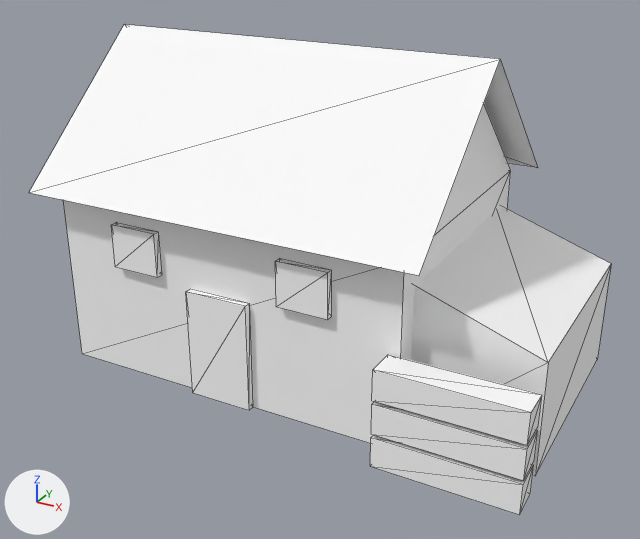
Before and after pictures for a commit that changed the glTF model dist/models/ukubi/workshop_B.glb.
Before and after are seen from a camera (50 mm lens) standing at (1.099, -2.029, 1.261) and looking at (0.034, -0.094, 0.293). The axes (+X, +Y, +Z) are drawn at lower left. The lights are the same throughout. The picture after the commit comes second. Mesh edges are drawn as thin lines. Where no turn or scale is listed for an object, it has been applied to the vertices. Vertices at exactly the same position are counted once.

Names of what the first picture shows: 'workshop_B'.
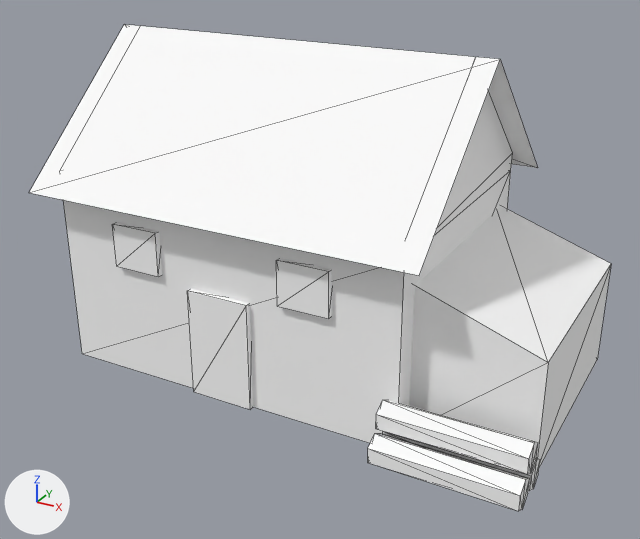
What differs and where, as boxes (x1, y1, x2, y2) in the pictures (640 x 539 px; the box of a moved part takes in the faces that stretch with it):
```json
{"object": "workshop_B", "change": "reshaped, moved", "before": [29, 24, 611, 515], "after": [29, 24, 611, 511]}
{"part": 1, "of": "me_workshop_b", "change": "moved or reshaped", "before": [29, 24, 537, 275], "after": [29, 24, 537, 275]}
{"part": 2, "of": "me_workshop_b", "change": "moved or reshaped", "before": [186, 289, 253, 410], "after": [187, 289, 253, 409]}
{"part": 3, "of": "me_workshop_b", "change": "moved or reshaped", "before": [111, 222, 162, 277], "after": [112, 222, 162, 277]}
{"part": 4, "of": "me_workshop_b", "change": "moved or reshaped", "before": [275, 258, 332, 320], "after": [276, 258, 332, 319]}
{"part": 5, "of": "me_workshop_b", "change": "moved or reshaped", "before": [411, 206, 611, 476], "after": [409, 206, 611, 468]}
{"part": 6, "of": "me_workshop_b", "change": "added", "after": [383, 431, 540, 491]}
{"part": 7, "of": "me_workshop_b", "change": "added", "after": [368, 433, 530, 511]}
{"part": 8, "of": "me_workshop_b", "change": "added", "after": [376, 400, 538, 474]}
{"part": 9, "of": "me_workshop_b", "change": "rebuilt", "before": [63, 104, 511, 443], "after": [63, 90, 513, 443]}
{"part": 10, "of": "me_workshop_b", "change": "deleted", "before": [372, 355, 542, 445]}
{"part": 11, "of": "me_workshop_b", "change": "deleted", "before": [370, 435, 534, 515]}
{"part": 12, "of": "me_workshop_b", "change": "deleted", "before": [371, 402, 538, 481]}
```

Scene script edits in JSON lines:
```json
{"block": "me_workshop_b", "where": "# used by ob_workshop_b; location = (0.035, -0.013, 0.44)"}
{"op": "remove", "block": "me_workshop_b", "code": "me_workshop_b.from_pydata(...)  # 72 vertices, 86 faces; spans x -0.695..0.695, y -0.447..0.447, z -0.44..0.44"}
{"op": "add", "block": "me_workshop_b", "code": "me_workshop_b.from_pydata(...)  # 88 vertices, 120 faces; spans x -0.695..0.695, y -0.455..0.455, z -0.44..0.44"}
{"block": "me_workshop_b", "change": "me_workshop_b part 1: the loose piece of 6 vertices spanning x -0.695..0.425, y -0.423..0.447, z 0.06..0.44 is moved by (0.0, 0.007, 0.0)"}
{"block": "me_workshop_b", "change": "me_workshop_b part 2: the loose piece of 8 vertices spanning x -0.225..-0.045, y -0.383..-0.363, z -0.44..-0.14 is scaled about its middle by (1, 1.5, 1), then moved by (0.0, 0.017, 0.0)"}
{"block": "me_workshop_b", "change": "me_workshop_b part 3: the loose piece of 8 vertices spanning x -0.455..-0.315, y -0.383..-0.363, z -0.12..0.0 is scaled about its middle by (1, 1.5, 1), then moved by (0.0, 0.017, 0.0)"}
{"block": "me_workshop_b", "change": "me_workshop_b part 4: the loose piece of 8 vertices spanning x 0.045..0.185, y -0.383..-0.363, z -0.12..0.0 is scaled about its middle by (1, 1.5, 1), then moved by (0.0, 0.017, 0.0)"}
{"block": "me_workshop_b", "change": "me_workshop_b part 5: the loose piece of 8 vertices spanning x 0.345..0.685, y -0.297..0.323, z -0.44..-0.02 is moved by (0.0, 0.007, 0.0)"}
{"block": "me_workshop_b", "change": "me_workshop_b part 6: a new loose piece, a 6-sided cylinder along x spanning x 0.335..0.695, y -0.375..-0.306, z -0.44..-0.36, in mat_procgen (white #ffffff)"}
{"block": "me_workshop_b", "change": "me_workshop_b part 7: a new loose piece, a 6-sided cylinder along x spanning x 0.335..0.695, y -0.455..-0.386, z -0.44..-0.36, in mat_procgen (white #ffffff)"}
{"block": "me_workshop_b", "change": "me_workshop_b part 8: a new loose piece, a 6-sided cylinder along x spanning x 0.335..0.695, y -0.415..-0.346, z -0.37..-0.29, in mat_procgen (white #ffffff)"}
{"block": "me_workshop_b", "change": "me_workshop_b part 9: the loose piece of 10 vertices spanning x -0.635..0.365, y -0.363..0.387, z -0.44..0.388 is rebuilt with 14 vertices and now spans x -0.635..0.365, y -0.355..0.395, z -0.44..0.44"}
{"block": "me_workshop_b", "change": "me_workshop_b part 10: the loose piece of 8 vertices spanning x 0.335..0.695, y -0.447..-0.367, z -0.26..-0.18 is deleted"}
{"block": "me_workshop_b", "change": "me_workshop_b part 11: the loose piece of 8 vertices spanning x 0.335..0.695, y -0.447..-0.367, z -0.44..-0.36 is deleted"}
{"block": "me_workshop_b", "change": "me_workshop_b part 12: the loose piece of 8 vertices spanning x 0.335..0.695, y -0.447..-0.367, z -0.35..-0.27 is deleted"}
{"op": "set", "path": "ob_workshop_b.location", "old": "(0.035, -0.013, 0.44)", "new": "(0.035, -0.02, 0.44)"}
```
